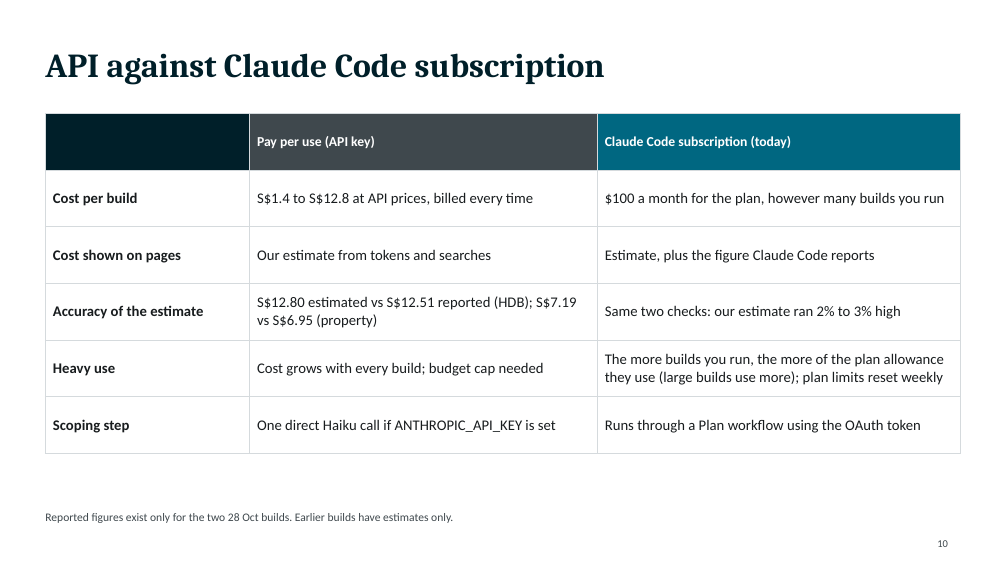
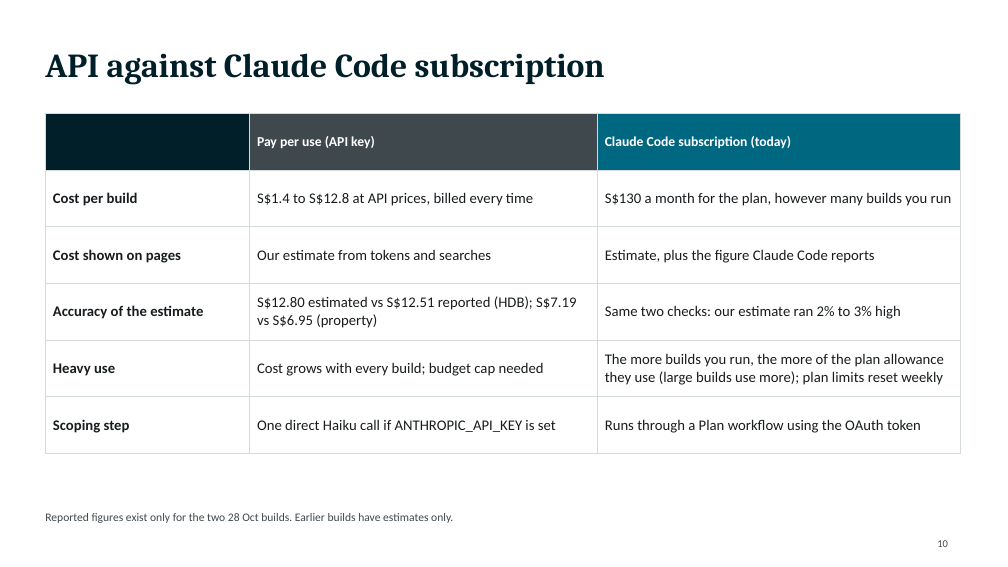
Before and after one commit to Minemine-afk/FinWebBuilder, a slide deck: slide 10 of FinWebBuilder-changes-made.pptx. Drawn at 1008x567 pixels with LibreOffice and Linux fonts; fonts in the diff are those of the drawing. Boxes give left, top, right and bottom in pixels: in the first picture for what was removed or moved away, otherwise in the second. Text is boxed around its words. In the diff, an @@ line names an element or a change of style, - is before the commit and + after.

```diff
--- a/FinWebBuilder-changes-made.pptx
+++ b/FinWebBuilder-changes-made.pptx
@@ table at (45,113,960,437) @@
-row 2, column 3: $100 a month for the plan, however many builds you run
+row 2, column 3: S$130 a month for the plan, however many builds you run
```
Also in this commit, not shown: 3 other slides changed.
